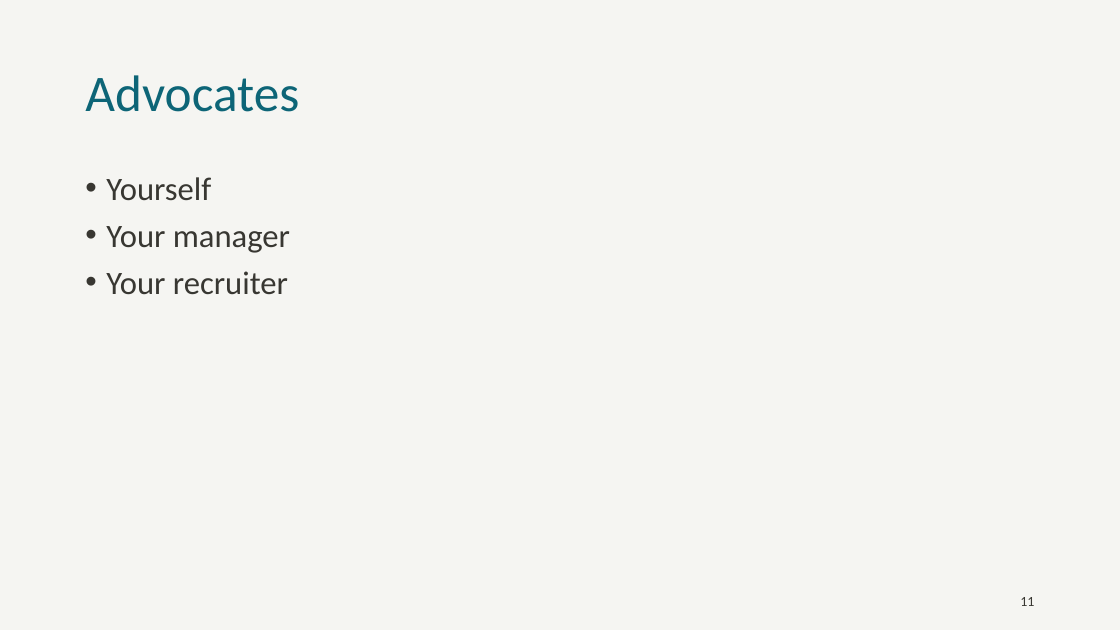
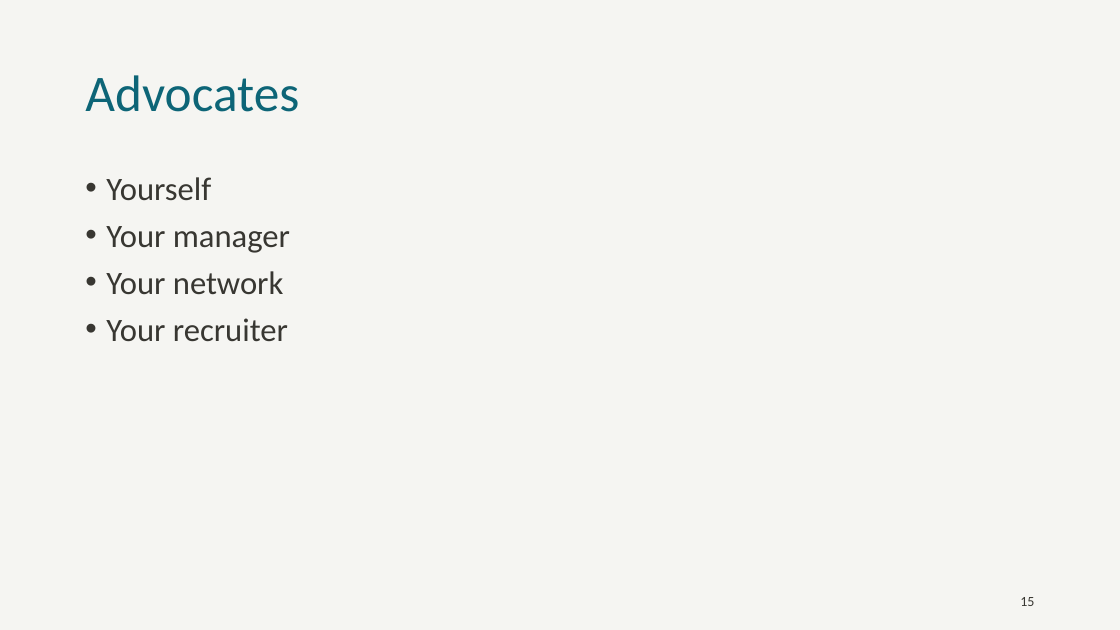
Before and after one commit to jkwuc89/Presentations, a slide deck: slide 15 of Senior Engineer Technical Track.pptx (slide 11 before the commit). Drawn at 1120x630 pixels with LibreOffice and Linux fonts; fonts in the diff are those of the drawing; background and template pictures are left out. Boxes give left, top, right and bottom in pixels: in the first picture for what was removed or moved away, otherwise in the second. Text is boxed around its words. In the diff, an @@ line names an element or a change of style, - is before the commit and + after.

```diff
--- a/Senior Engineer Technical Track.pptx
+++ b/Senior Engineer Technical Track.pptx
@@ text at box(106, 271, 284, 295): paragraph added @@
+• Your network
@@ page number at box(1020, 597, 1034, 606): text changed @@
-11
+15
```
Also in this commit, not shown: 9 other slides changed, 7 slides added, 2 other files.
